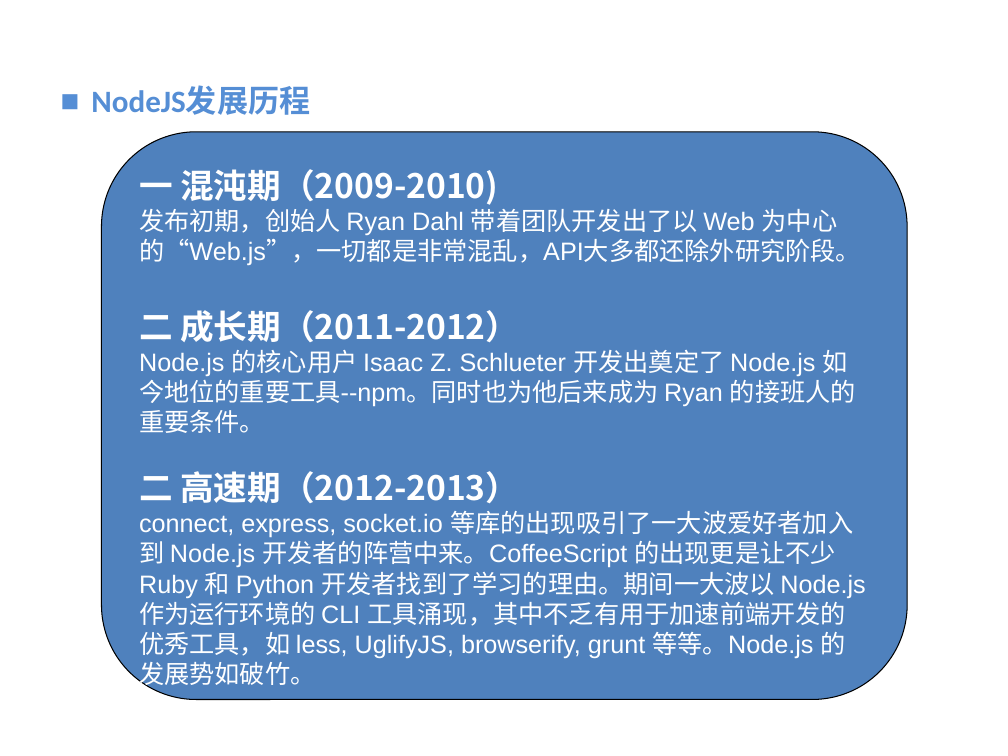
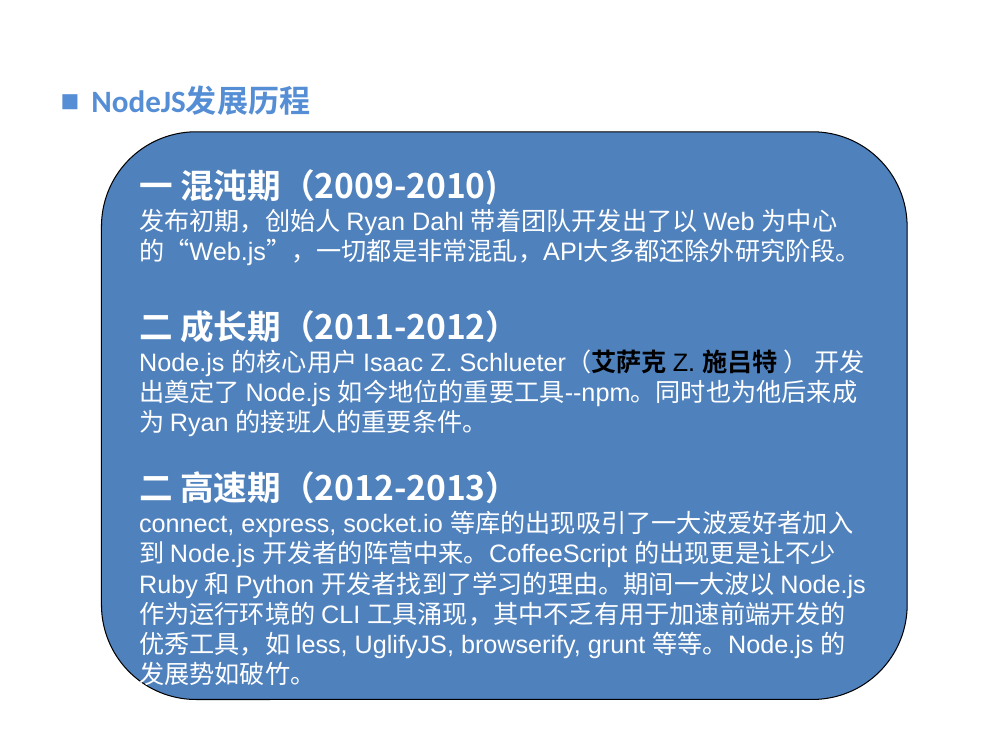
Before and after one commit to vaik/Documents, a slide deck: slide 10 of 我的分享/NodeJS基础概念理解.ppt. Drawn at 1008x756 pixels with LibreOffice and Linux fonts; fonts in the diff are those of the drawing; background and template pictures are left out. Boxes give left, top, right and bottom in pixels: in the first picture for what was removed or moved away, otherwise in the second. Text is boxed around its words. In the diff, an @@ line names an element or a change of style, - is before the commit and + after.

```diff
--- a/我的分享/NodeJS基础概念理解.ppt
+++ b/我的分享/NodeJS基础概念理解.ppt
@@ text in rounded rectangle at <box>139,349,864,436</box>: text changed @@
-Node.js 的核心用户 Isaac Z. Schlueter 开发出奠定了 Node.js 如今地位的重要工具--npm。同时也为他后来成为 Ryan 的接班人的重要条件。
+Node.js 的核心用户 Isaac Z. Schlueter（艾萨克 Z. 施吕特 ） 开发出奠定了 Node.js 如今地位的重要工具--npm。同时也为他后来成为 Ryan 的接班人的重要条件。
```
Also in this commit, not shown: 9 other slides changed.
